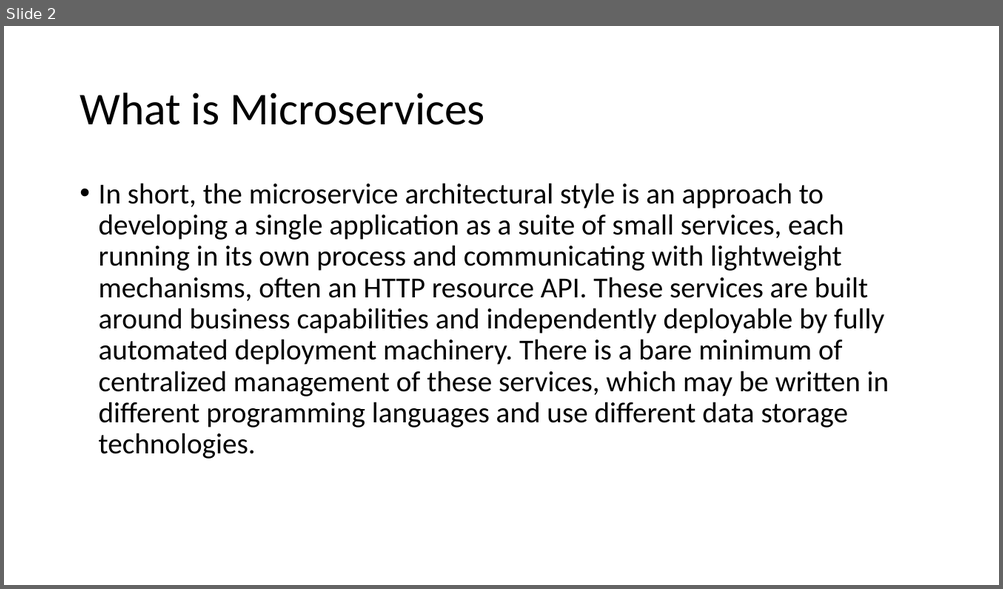
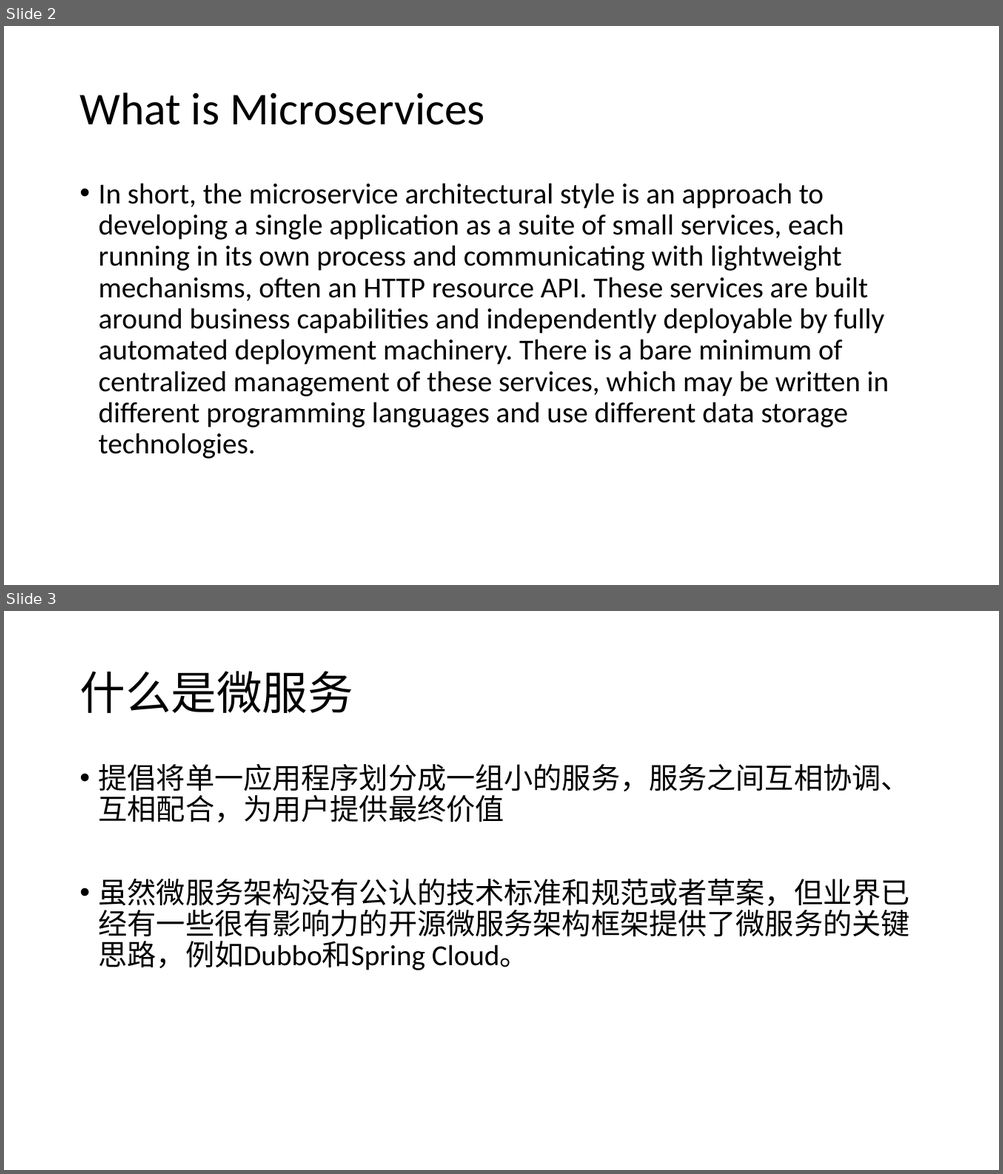
Before and after one commit to jungle0127/springcloudstudy, a slide deck: docs/microservices.pptx. Shown one above the other, each under a label of ours: slide 2 before the commit, slides 2 and 3 after it. The pictures are 1003x589 and 1003x1174 pixels, drawn with LibreOffice and Linux fonts; fonts in the diff are those of the drawing. Boxes give left, top, right and bottom in pixels: in the first picture for what was removed or moved away, otherwise in the second. Text is boxed around its words. In the diff, an @@ line names an element or a change of style, - is before the commit and + after.

```diff
--- a/docs/microservices.pptx
+++ b/docs/microservices.pptx
@@ slide 3 added at bbox=[4, 611, 999, 1170], background #FFFFFF @@
@@ title added at bbox=[79, 671, 353, 713], 44 pt, text #000000 @@
+什么是微服务
@@ text added at bbox=[99, 764, 910, 971], 28 pt, text #000000 @@
+• 提倡将单一应用程序划分成一组小的服务，服务之间互相协调、互相配合，为用户提供最终价值
+• 虽然微服务架构没有公认的技术标准和规范或者草案，但业界已经有一些很有影响力的开源微服务架构框架提供了微服务的关键思路，例如Dubbo和Spring Cloud。
```
Also in this commit, not shown: 1 slide changed, 15 other slides added, 2 other files.
